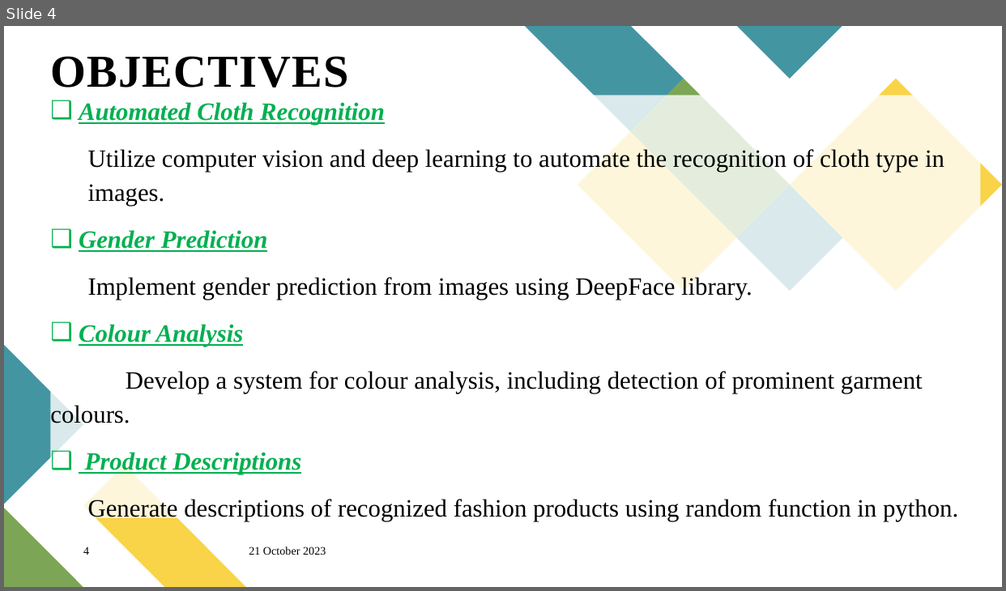
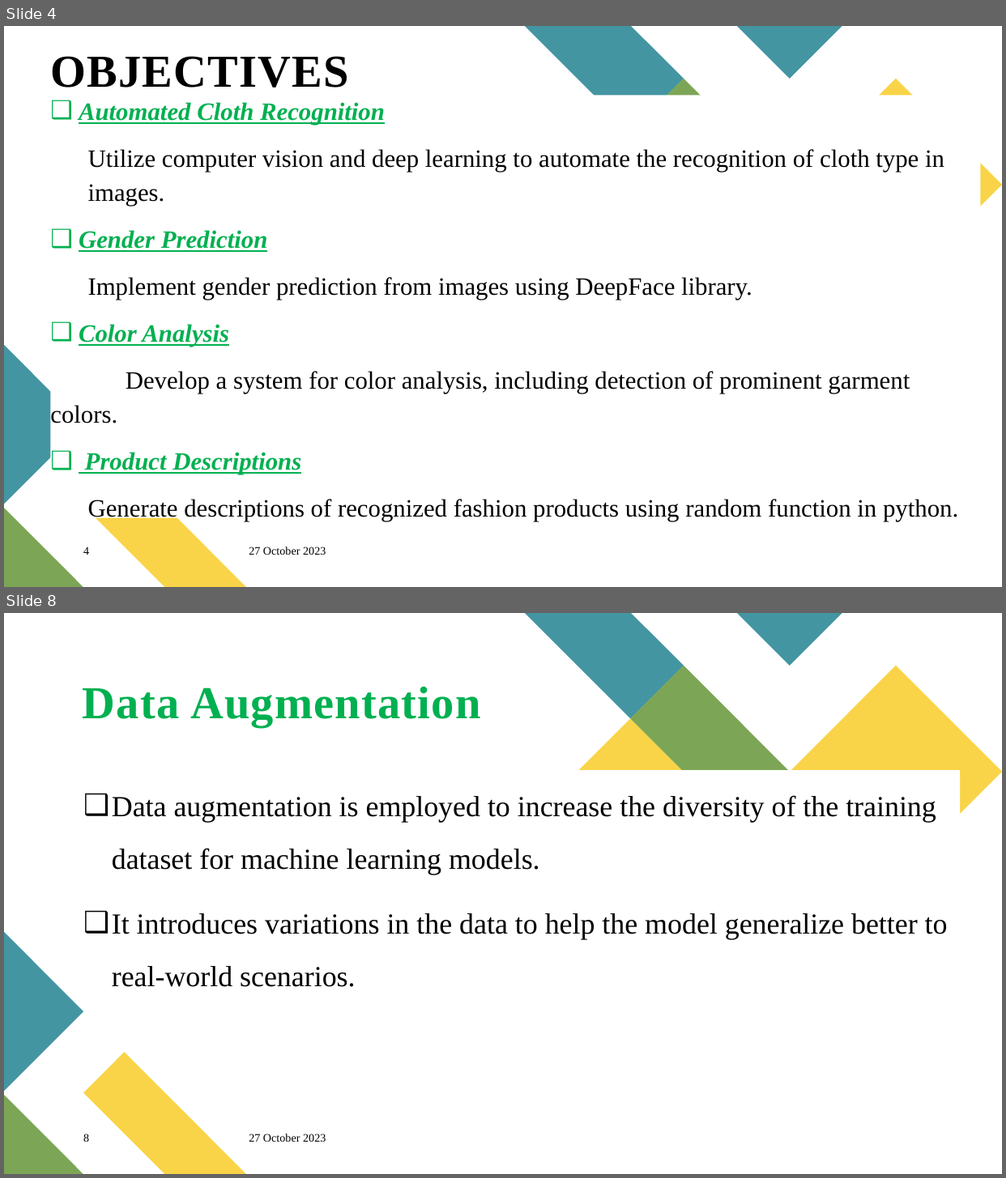
Before and after one commit to preethyannthomas/MiniProject_2024, a slide deck: Documents/Seminar.pptx. Shown one above the other, each under a label of ours: slide 4 before the commit, slides 4 and 8 after it; the slides between them are not shown. The pictures are 1006x591 and 1006x1178 pixels, drawn with LibreOffice and Linux fonts; fonts in the diff are those of the drawing. Boxes give left, top, right and bottom in pixels: in the first picture for what was removed or moved away, otherwise in the second. Text is boxed around its words. In the diff, an @@ line names an element or a change of style, - is before the commit and + after.

```diff
--- a/Documents/Seminar.pptx
+++ b/Documents/Seminar.pptx
@@ slide 8 added at [4, 613, 1002, 1174], background #FFFFFF; not listed: 7 template elements that a slide beside it also shows @@
@@ title added at [83, 687, 481, 728], 44 pt, text #00B050, bold @@
+Data Augmentation
@@ freeform shape added at [577, 718, 737, 878], fill #F9D448 @@
@@ line added from (82, 772) to (257, 772), #FFFFFF 8 pt @@
@@ text added at [112, 795, 948, 987], 28 pt, text #000000 @@
+❑ Data augmentation is employed to increase the diversity of the training dataset for machine learning models.
+❑ It introduces variations in the data to help the model generalize better to real-world scenarios.
@@ page number added at [83, 1134, 89, 1142], 11 pt, text #000000 @@
+8
@@ text added at [249, 1134, 326, 1142], 11 pt, text #000000 @@
+27 October 2023
@@ slide 4 changed as well @@
@@ freeform shape removed at [577, 131, 737, 291] @@
@@ text at [50, 324, 910, 428]: text changed @@
-❑ Colour Analysis
-Develop a system for colour analysis, including detection of prominent garment colours.
+❑ Color Analysis
+Develop a system for color analysis, including detection of prominent garment colors.
@@ text at [249, 547, 326, 555]: text changed @@
-21 October 2023
+27 October 2023
```
Also in this commit, not shown: 3 other slides changed, 22 other slides added, 8 slides removed, 51 other files.
